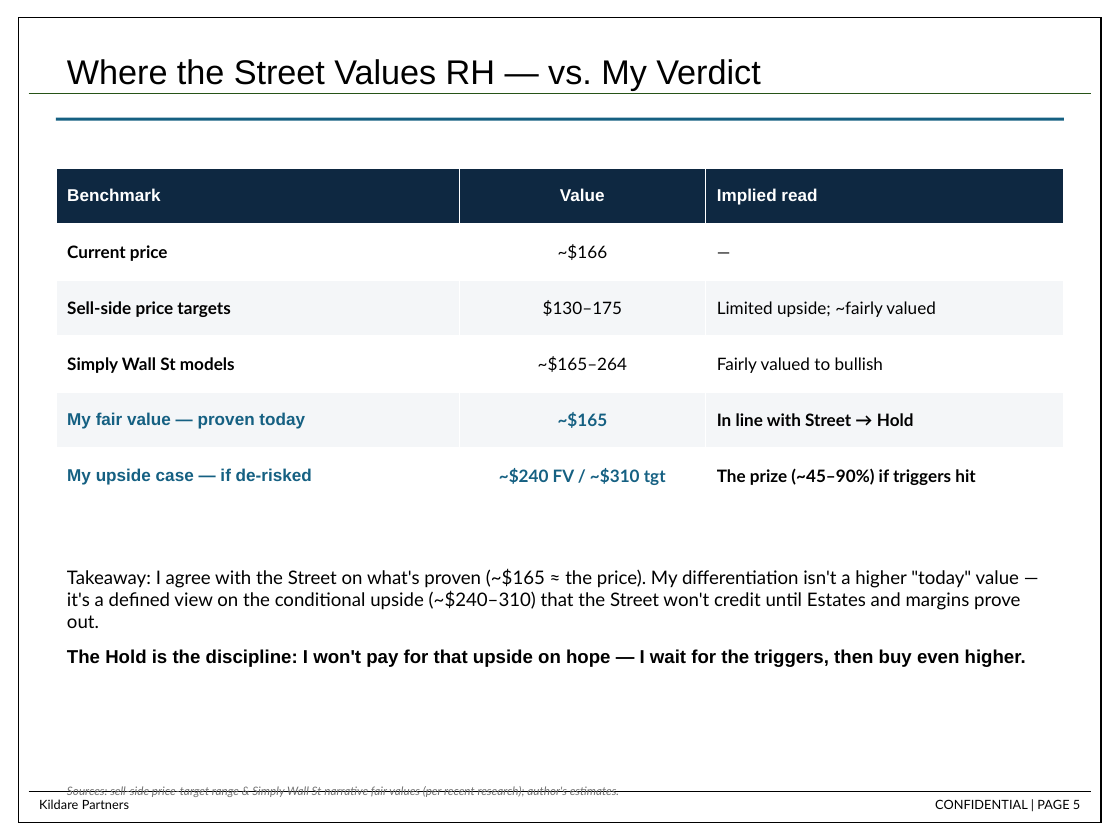
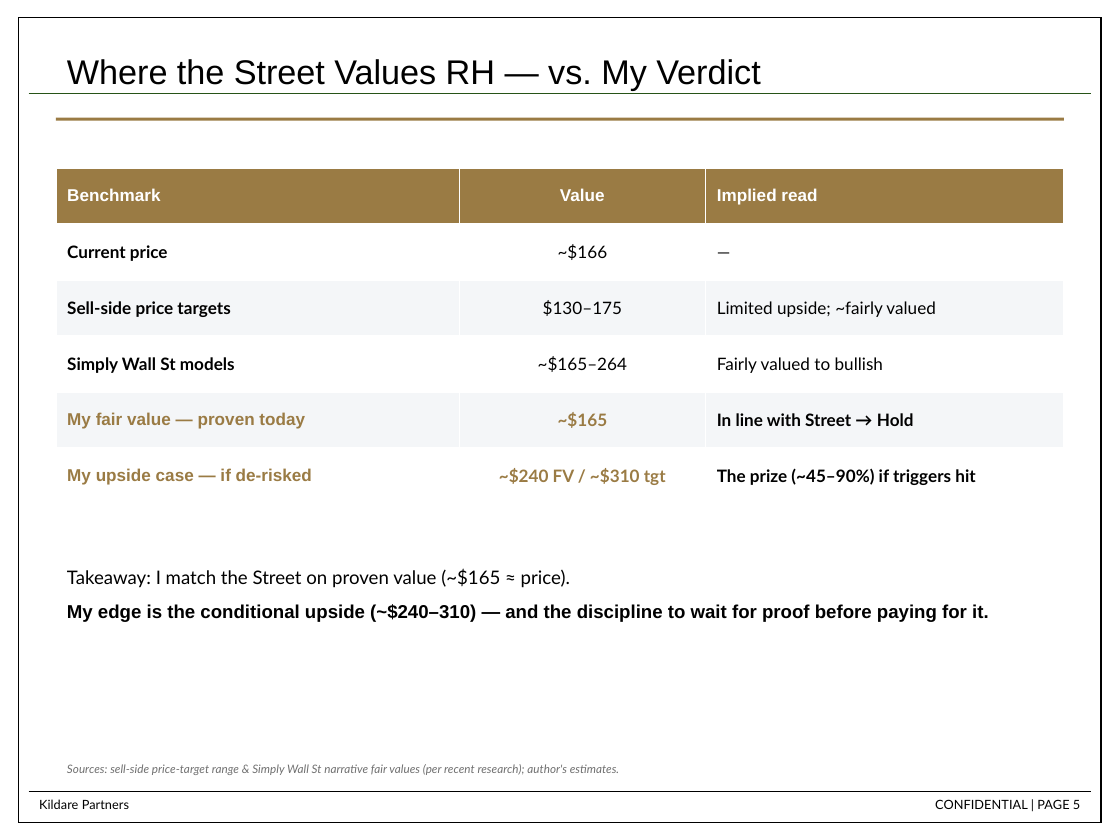
Before and after one commit to dchen88888/Nike-Stock-Pitch, a slide deck: slide 5 of RH_Stock_Pitch_updated.pptx. Drawn at 1120x840 pixels with LibreOffice and Linux fonts; fonts in the diff are those of the drawing. Boxes give left, top, right and bottom in pixels: in the first picture for what was removed or moved away, otherwise in the second. Text is boxed around its words. In the diff, an @@ line names an element or a change of style, - is before the commit and + after.

```diff
--- a/RH_Stock_Pitch_updated.pptx
+++ b/RH_Stock_Pitch_updated.pptx
@@ rectangle at box(56, 118, 1064, 121): fill #156082 to #9A7B44 @@
@@ table at box(56, 168, 1064, 504) @@
@@ fill #0E2841 to #9A7B44 in row 1 @@
@@ text colour #156082 to #9A7B44 in "My fair value — proven today", "~$165", "My upside case — if de-risked", "~$240 FV / ~$310 tgt" @@
@@ text at box(67, 568, 989, 622): text changed; font Lato to Arial; bold on @@
-Takeaway: I agree with the Street on what's proven (~$165 ≈ the price). My differentiation isn't a higher "today" value — it's a defined view on the conditional upside (~$240–310) that the Street won't credit until Estates and margins prove out.
-The Hold is the discipline: I won't pay for that upside on hope — I wait for the triggers, then buy even higher.
+Takeaway: I match the Street on proven value (~$165 ≈ price).
+My edge is the conditional upside (~$240–310) — and the discipline to wait for proof before paying for it.
@@ text "Sources: sell-side price-target range & ...": place and size @@
-text "Sources: sell-side price-target range & ..." at box(67, 786, 619, 797)
+text "Sources: sell-side price-target range & ..." at box(67, 764, 619, 775)
```
Also in this commit, not shown: 17 other slides changed.
